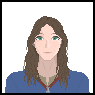
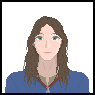
Comparing the layer stacks of the two 95 × 95 images. Changes:
painted on "Background" over (x1=35, y1=36, x2=60, y2=42)
